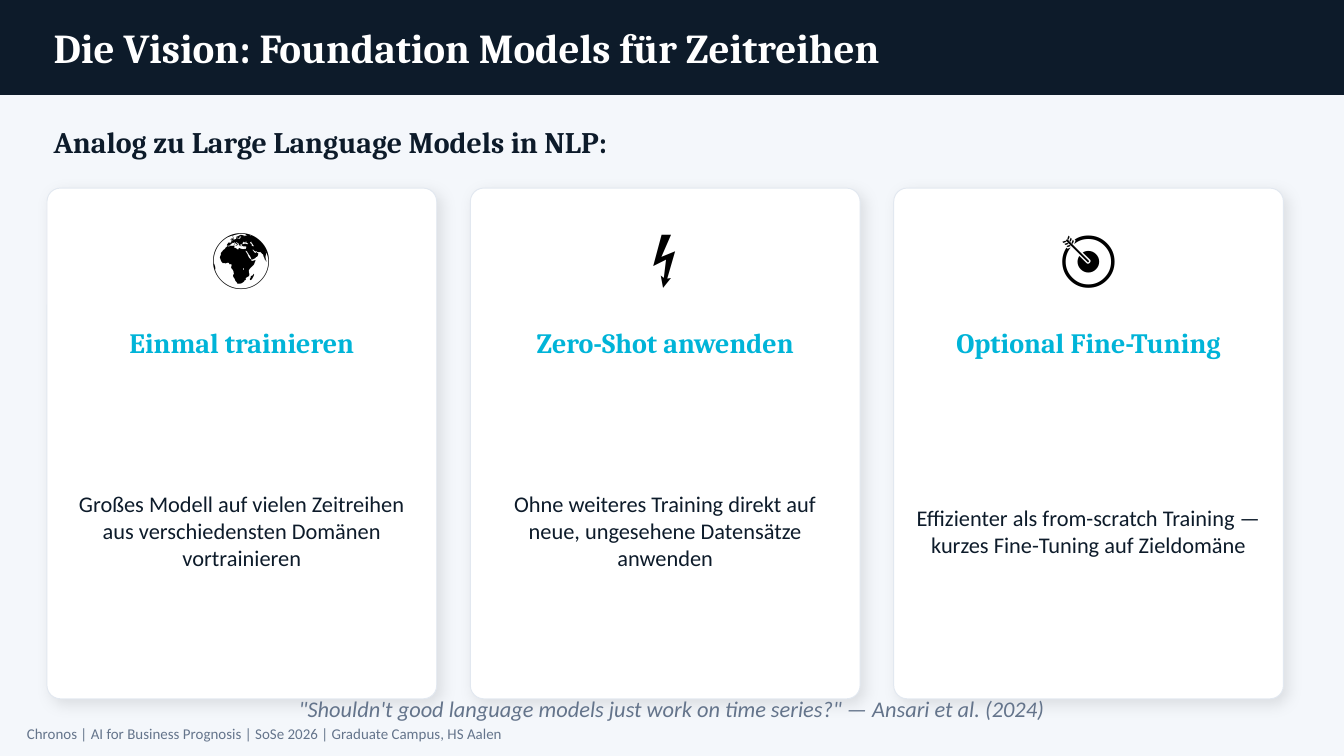
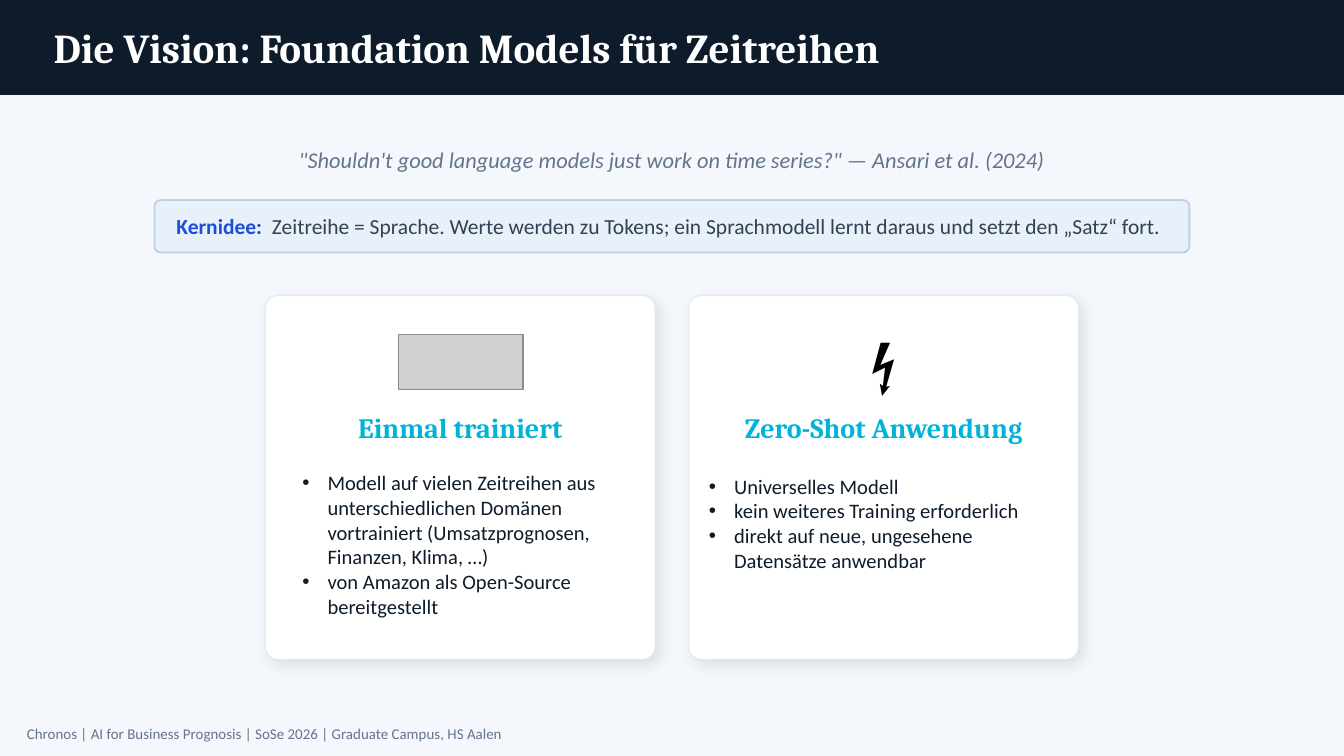
Before and after one commit to KaiSteffen/Business-Prognosis, a slide deck: slide 4 of chronos/presentation/Chronos_Praesentation.pptx (slide 6 before the commit). Drawn at 1344x756 pixels with LibreOffice and Linux fonts; fonts in the diff are those of the drawing; grey boxes stand for pictures. Boxes give left, top, right and bottom in pixels: in the first picture for what was removed or moved away, otherwise in the second. Text is boxed around its words. In the diff, an @@ line names an element or a change of style, - is before the commit and + after.

```diff
--- a/chronos/presentation/Chronos_Praesentation.pptx
+++ b/chronos/presentation/Chronos_Praesentation.pptx
@@ text removed at (54,132,607,160) @@
-Analog zu Large Language Models in NLP:
@@ text ""Shouldn't good language models just ...": place and size @@
-text ""Shouldn't good language models just ..." at (299,701,1044,721)
+text ""Shouldn't good language models just ..." at (299,152,1044,172)
@@ text removed at (47,208,437,302) @@
-🌍
@@ rounded rectangle added at (155,200,1189,253), fill #E8F0FA, outline #BFD0E6 1 pt, 11.5 pt, text #334155 @@
+Kernidee: Zeitreihe = Sprache. Werte werden zu Tokens; ein Sprachmodell lernt daraus und setzt den „Satz“ fort.
@@ rounded rectangle removed at (894,188,1284,699) @@
@@ text removed at (894,208,1284,302) @@
-🎯
@@ rounded rectangle: place and size @@
-rounded rectangle at (47,188,437,699)
+rounded rectangle at (266,296,656,660)
@@ rounded rectangle: place and size @@
-rounded rectangle at (470,188,860,699)
+rounded rectangle at (688,296,1078,660)
@@ text "⚡": place and size @@
-text "⚡" at (470,208,860,302)
+text "⚡" at (688,316,1078,410)
@@ picture added at (398,335,523,390) @@
@@ text removed at (956,333,1221,359) @@
-Optional Fine-Tuning
@@ text at (358,418,563,439): text changed @@
-Einmal trainieren
+Einmal trainiert
@@ text at (745,418,1023,444): text changed @@
-Zero-Shot anwenden
+Zero-Shot Anwendung
@@ text at (328,475,596,618): text changed; size 12 to 11 pt @@
-Großes Modell auf vielen Zeitreihen aus verschiedensten Domänen vortrainieren
+• Modell auf vielen Zeitreihen aus unterschiedlichen Domänen vortrainiert (Umsatzprognosen, Finanzen, Klima, …)
+• von Amazon als Open-Source bereitgestellt
@@ text at (734,479,1018,568): text changed; size 12 to 11 pt @@
-Ohne weiteres Training direkt auf neue, ungesehene Datensätze anwenden
+• Universelles Modell
+• kein weiteres Training erforderlich
+• direkt auf neue, ungesehene Datensätze anwendbar
@@ text removed at (917,510,1246,557) @@
-Effizienter als from-scratch Training — kurzes Fine-Tuning auf Zieldomäne
```
Also in this commit, not shown: 14 other slides changed, 12 slides added, 24 slides removed.
